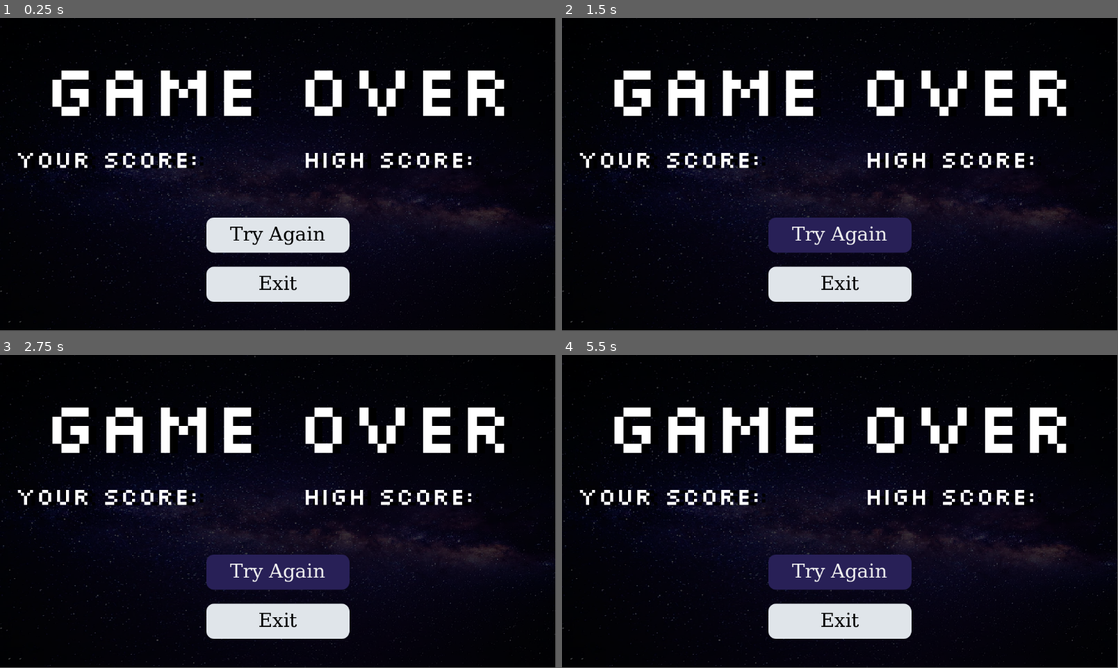
Above: before the commit, frames 1-4 (two rows, left to right).
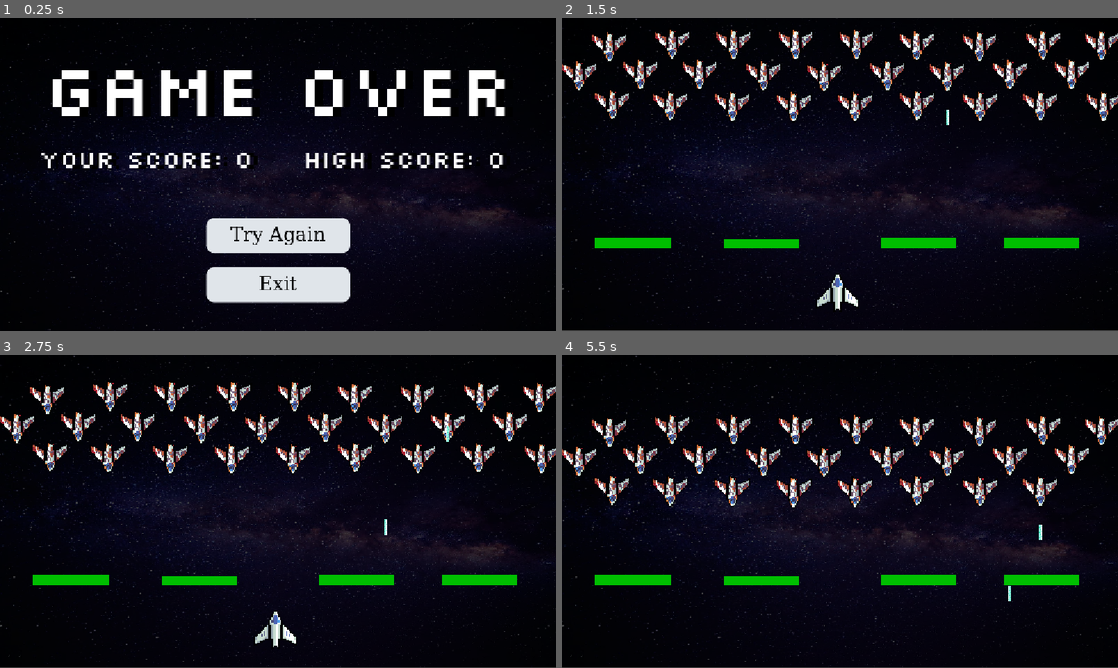
Above: after the commit, the same moments.

Repository: Picobola1/SLEEPOVERGAME-
Game: Godot game, scene res://scenes/over.tscn
Two runs of this game, one before a commit and one after it. Both use one fixed random seed, a clock stepped at 60 frames per second and the inputs below. This scene is started directly instead of the project's main scene.
Inputs (mouse positions are in pixels of both pictures, inside the frame that each line leads up to):
- Up to frame 1 (0.25 s): no input
- Up to frame 2 (1.5 s): click "Try Again" at 0.5 s; click (840, 233) at 1.25 s, where only the run before the commit has a clickable "Try Again"
- Up to frame 3 (2.75 s): click (278, 570) at 2 s, where only the run before the commit has a clickable "Try Again"
- Up to frame 4 (5.5 s): tap Enter at 2.75 s; hold Right (right) 2.78-3.53 s; tap Space (shoot) at 2.85 s; hold Down 3.53-4.28 s; tap Alt at 3.6, 4.35 s; hold Right (right) 4.28-5.03 s; hold Up from 5.03 s (still down); tap Shift at 5.1 s
The window is 799x449 before the commit and 800x450 after it. Grey fills any space a smaller window leaves; there, only what the larger window draws over its background counts as a difference.

The runs differ from the first frame. In frame 1, 4.3% of the frame differs, in the area x 0-100%, y 0-100%; in frame 2, 19%; in frame 3, 19%; in frame 4, 19%.
Error before the commit: Parse Error: Expected an expression after "=". (res://scenes/over.gd:9)

Commit message:
fullscreens and save score]

Diff:
--- a/Sleepy/project.godot
+++ b/Sleepy/project.godot
@@ -16,7 +16,7 @@
 
 config/name="Sleepy"
 run/main_scene="uid://cffsssfbslihl"
-config/features=PackedStringArray("4.6", "Forward Plus")
+config/features=PackedStringArray("4.4", "Forward Plus")
 config/icon="res://icon.svg"
 
 [autoload]
@@ -25,6 +25,9 @@
 
 [display]
 
+window/size/mode=3
+window/stretch/mode="canvas_items"
+window/stretch/aspect="expand"
 window/handheld/orientation=1
 
 [editor_plugins]
--- a/Sleepy/scenes/game.tscn
+++ b/Sleepy/scenes/game.tscn
@@ -1,8 +1,7 @@
-[gd_scene load_steps=8 format=3 uid="uid://cqniesylsq3jc"]
+[gd_scene load_steps=7 format=3 uid="uid://cqniesylsq3jc"]
 
 [ext_resource type="Texture2D" uid="uid://c7m56npbqoeiw" path="res://assets/back.jpg.webp" id="1_lbhrr"]
 [ext_resource type="PackedScene" uid="uid://clopiuj6ng815" path="res://scenes/player.tscn" id="2_iywne"]
-[ext_resource type="Script" uid="uid://dedf3ycsyqe4f" path="res://scripts/player.gd" id="3_iywne"]
 [ext_resource type="PackedScene" uid="uid://cqt4k6rbj7p51" path="res://scenes/alien.tscn" id="3_p57ef"]
 [ext_resource type="PackedScene" uid="uid://b5tnpl0r4bq1n" path="res://scenes/block.tscn" id="4_lbhrr"]
 
@@ -30,7 +29,6 @@
 
 [node name="Player" parent="." instance=ExtResource("2_iywne")]
 position = Vector2(571, 569)
-script = ExtResource("3_iywne")
 
 [node name="Control" type="Control" parent="."]
 layout_mode = 3
--- a/Sleepy/scenes/over.gd
+++ b/Sleepy/scenes/over.gd
@@ -3,11 +3,11 @@
 var highscore = Score.highscore
 
 func _ready() -> void:
+	if score > highscore:
+		highscore = score
+
 	$yourscore.text = "Your Score: " + str(score)
-
-	if score > highscore:
-		highscore =
-	$highscore.text = "High Score: " + str(Score.highscore)
+	$highscore.text = "High Score: " + str(highscore)
 
 func _on_button_pressed():
 	get_tree().change_scene_to_file("res://scenes/game.tscn")
--- a/Sleepy/scenes/over.tscn
+++ b/Sleepy/scenes/over.tscn
@@ -80,7 +80,7 @@
 grow_vertical = 2
 theme_override_styles/panel = SubResource("StyleBoxTexture_1bvp3")
 
-[node name="highscore" type="Label" parent="."]
+[node name="Label" type="Label" parent="."]
 layout_mode = 1
 anchors_preset = 8
 anchor_left = 0.5
@@ -106,9 +106,9 @@
 anchor_top = 0.5
 anchor_right = 0.5
 anchor_bottom = 0.5
-offset_left = -545.0
+offset_left = -496.0
 offset_top = -65.0
-offset_right = 449.0
+offset_right = 498.0
 offset_bottom = 128.0
 grow_horizontal = 2
 grow_vertical = 2
@@ -118,7 +118,7 @@
 theme_override_font_sizes/font_size = 50
 text = "Your Score: "
 
-[node name="Score2" type="Label" parent="."]
+[node name="highscore" type="Label" parent="."]
 layout_mode = 1
 anchors_preset = 8
 anchor_left = 0.5
Not shown, changed: Sleepy/assets/67.png.import
Not shown, changed: Sleepy/assets/Foozle_2DS0011_Void_MainShip/Main Ship/Main Ship - Bases/PNGs/Main Ship - Base - Damaged.png.import
Not shown, changed: Sleepy/assets/Foozle_2DS0011_Void_MainShip/Main Ship/Main Ship - Bases/PNGs/Main Ship - Base - Full health.png.import
Not shown, changed: Sleepy/assets/Foozle_2DS0011_Void_MainShip/Main Ship/Main Ship - Bases/PNGs/Main Ship - Base - Slight damage.png.import
Not shown, changed: Sleepy/assets/Foozle_2DS0011_Void_MainShip/Main Ship/Main Ship - Bases/PNGs/Main Ship - Base - Very damaged.png.import
Not shown, changed: Sleepy/assets/Foozle_2DS0011_Void_MainShip/Main Ship/Main Ship - Engine Effects/PNGs/Main Ship - Engines - Base Engine - Idle.png.import
Not shown, changed: Sleepy/assets/Foozle_2DS0011_Void_MainShip/Main Ship/Main Ship - Engine Effects/PNGs/Main Ship - Engines - Base Engine - Powering.png.import
Not shown, changed: Sleepy/assets/Foozle_2DS0011_Void_MainShip/Main Ship/Main Ship - Engine Effects/PNGs/Main Ship - Engines - Base Engine - Spritesheet.png.import
Not shown, changed: Sleepy/assets/Foozle_2DS0011_Void_MainShip/Main Ship/Main Ship - Engine Effects/PNGs/Main Ship - Engines - Big Pulse Engine - Idle.png.import
Not shown, changed: Sleepy/assets/Foozle_2DS0011_Void_MainShip/Main Ship/Main Ship - Engine Effects/PNGs/Main Ship - Engines - Big Pulse Engine - Powering.png.import
Not shown, changed: Sleepy/assets/Foozle_2DS0011_Void_MainShip/Main Ship/Main Ship - Engine Effects/PNGs/Main Ship - Engines - Big Pulse Engine - Spritesheet.png.import
Not shown, changed: Sleepy/assets/Foozle_2DS0011_Void_MainShip/Main Ship/Main Ship - Engine Effects/PNGs/Main Ship - Engines - Burst Engine - Idle.png.import
(and 24 more such lines)
